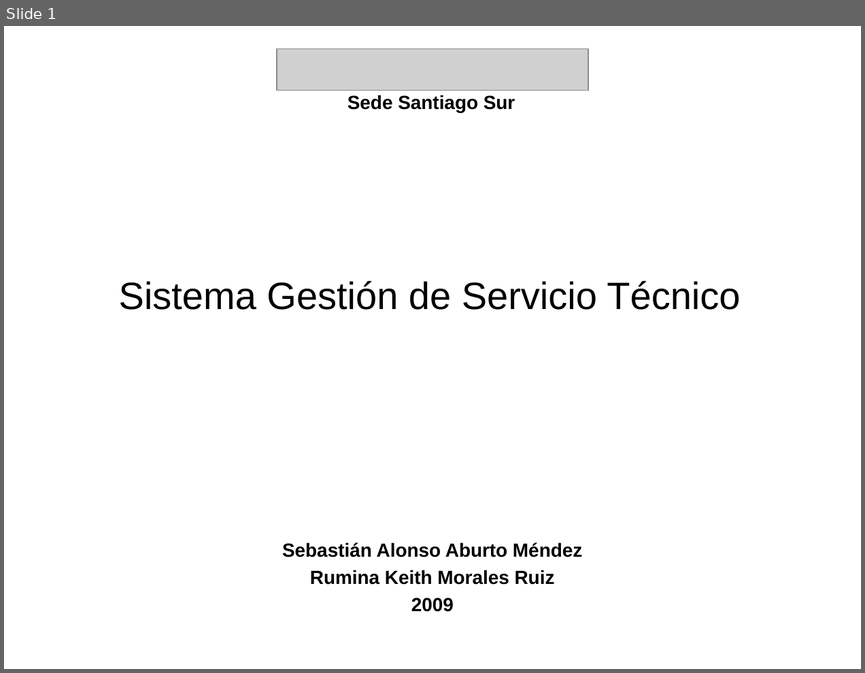
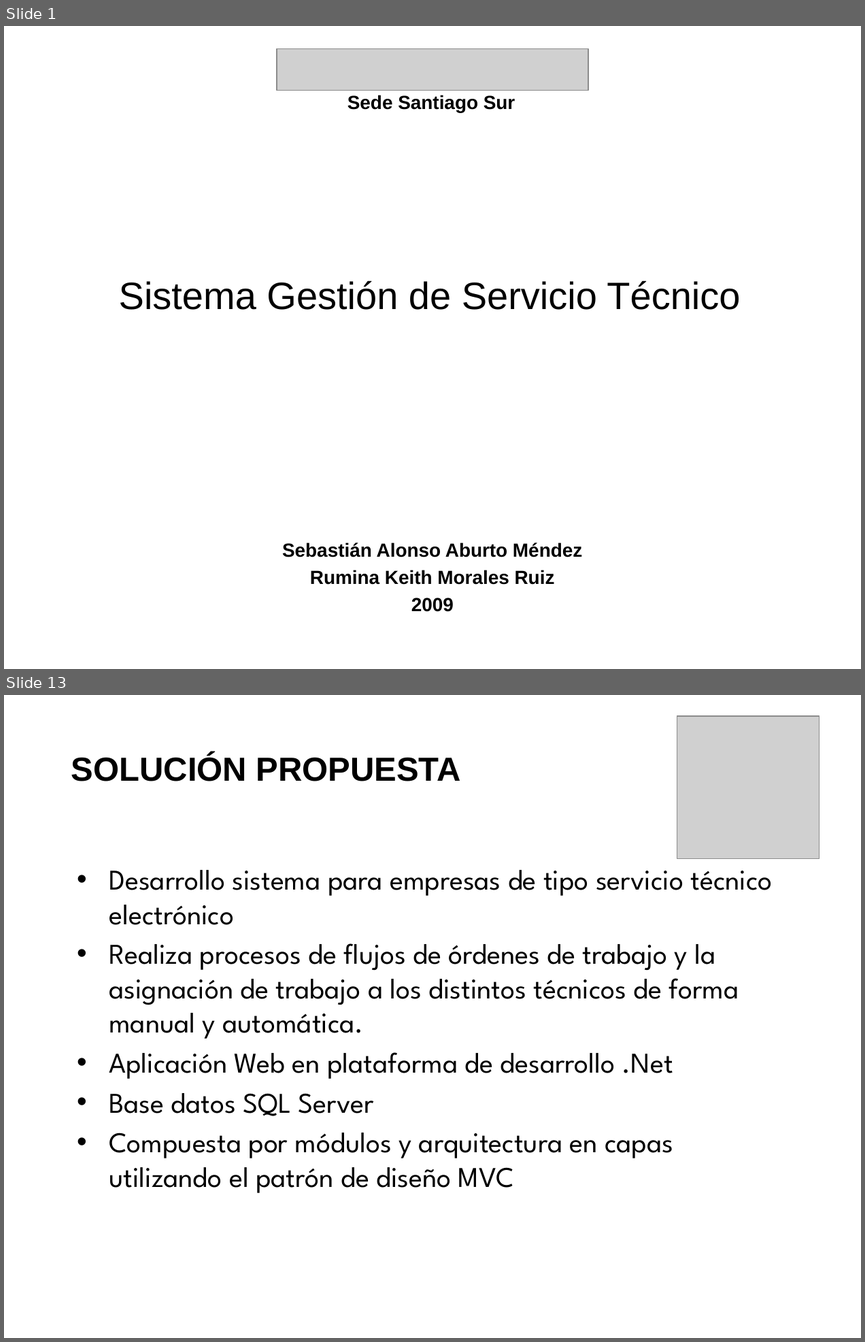
Before and after one commit to saburto/sigset, a slide deck: sigset/documentos/Documentos finales/Presentacion.pptx. Shown one above the other, each under a label of ours: slide 1 before the commit, slides 1 and 13 after it; the slides between them are not shown. The pictures are 865x673 and 865x1342 pixels, drawn with LibreOffice and Linux fonts; fonts in the diff are those of the drawing; grey boxes stand for pictures; background and template pictures are left out. Boxes give left, top, right and bottom in pixels: in the first picture for what was removed or moved away, otherwise in the second. Text is boxed around its words. In the diff, an @@ line names an element or a change of style, - is before the commit and + after.

```diff
--- a/sigset/documentos/Documentos finales/Presentacion.pptx
+++ b/sigset/documentos/Documentos finales/Presentacion.pptx
@@ slide 13 added at (4,695,861,1338), background picture (left out) @@
@@ picture added at (677,717,819,859) @@
@@ text added at (71,754,461,781), 28 pt, text #000000, bold @@
+SOLUCIÓN PROPUESTA
@@ text added at (109,870,772,1193), 24 pt, text #000000 @@
+• Desarrollo sistema para empresas de tipo servicio técnico electrónico
+• Realiza procesos de flujos de órdenes de trabajo y la asignación de trabajo a los distintos técnicos de forma manual y automática.
+• Aplicación Web en plataforma de desarrollo .Net
+• Base datos SQL Server
+• Compuesta por módulos y arquitectura en capas utilizando el patrón de diseño MVC
```
Also in this commit, not shown: 3 slides changed, 23 other slides added, 1 slide removed.
